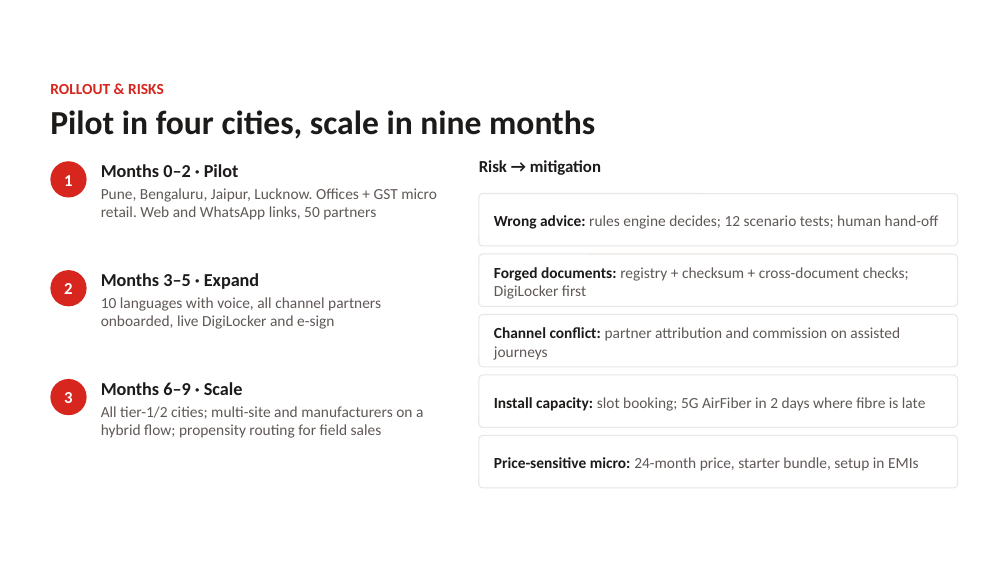
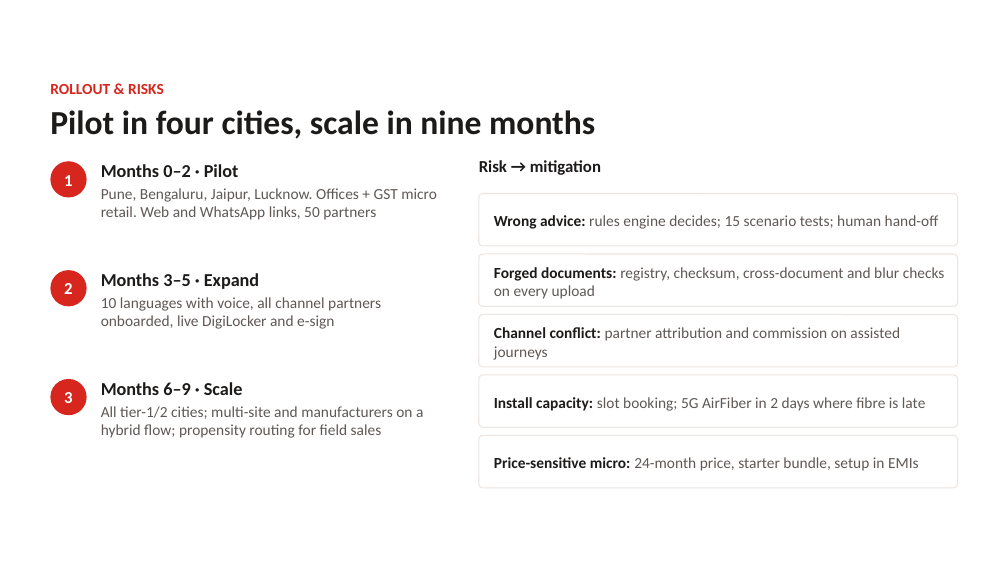
Before and after one commit to Psquare31/Airtel-Sync-26, a slide deck: slide 10 of docs/deck/Udyam_Digital_Business_Case.pptx. Drawn at 1008x567 pixels with LibreOffice and Linux fonts; fonts in the diff are those of the drawing; background and template pictures are left out. Boxes give left, top, right and bottom in pixels: in the first picture for what was removed or moved away, otherwise in the second. Text is boxed around its words. In the diff, an @@ line names an element or a change of style, - is before the commit and + after.

```diff
--- a/docs/deck/Udyam_Digital_Business_Case.pptx
+++ b/docs/deck/Udyam_Digital_Business_Case.pptx
@@ text at (x1=494, y1=215, x2=939, y2=229): text changed @@
-Wrong advice: rules engine decides; 12 scenario tests; human hand-off
+Wrong advice: rules engine decides; 15 scenario tests; human hand-off
@@ text at (x1=494, y1=267, x2=945, y2=299): text changed @@
-Forged documents: registry + checksum + cross-document checks; DigiLocker first
+Forged documents: registry, checksum, cross-document and blur checks on every upload
```
Also in this commit, not shown: 2 other slides changed, 19 other files.
